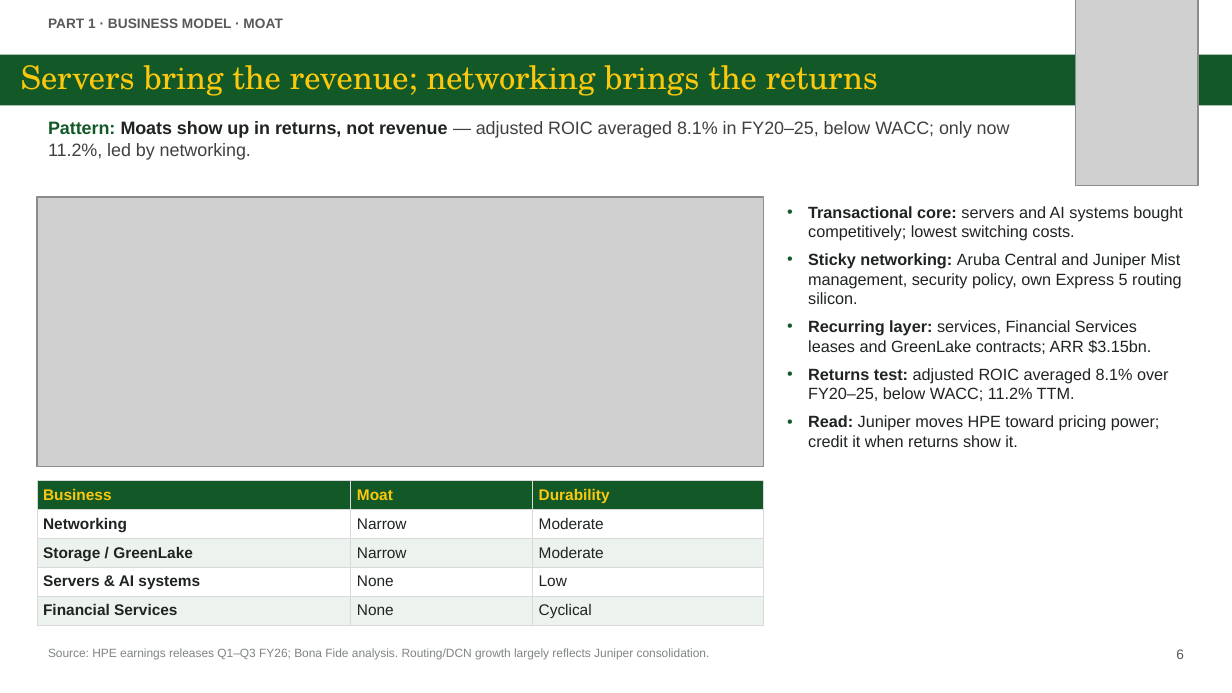
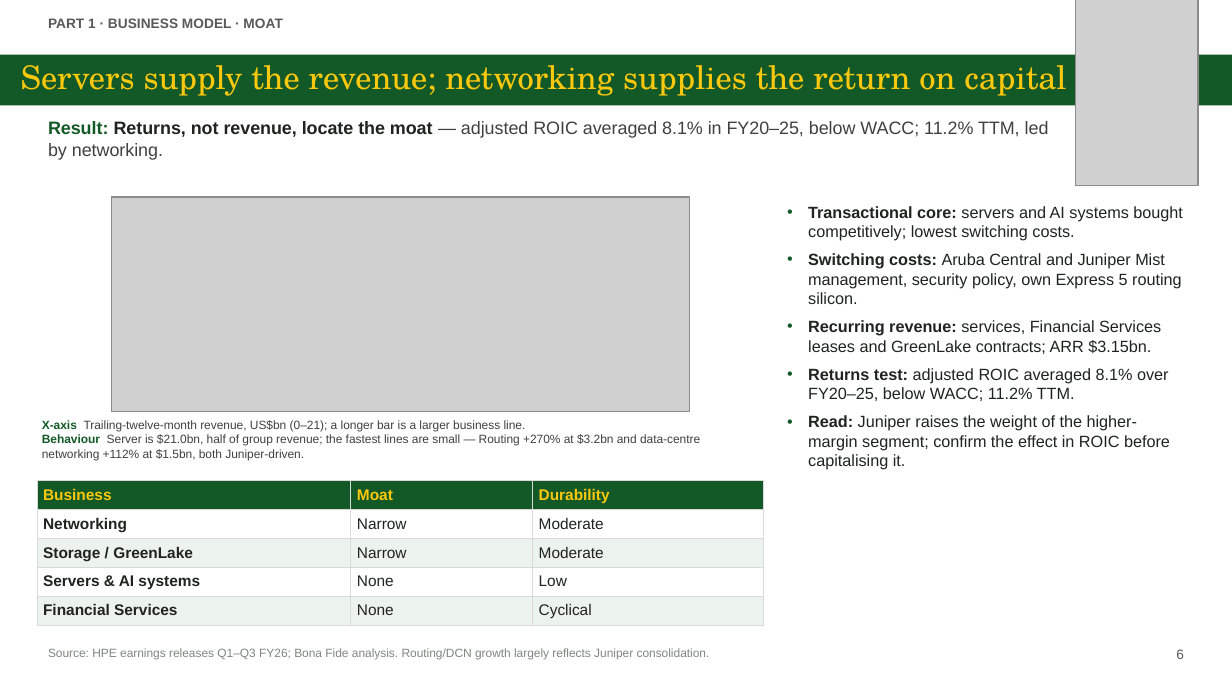
Before and after one commit to zhejiahu-tudelft/bonafide, a slide deck: slide 6 of HPE/final/HPE_Investment_Presentation.pptx. Drawn at 1232x693 pixels with LibreOffice and Linux fonts; fonts in the diff are those of the drawing; grey boxes stand for pictures. Boxes give left, top, right and bottom in pixels: in the first picture for what was removed or moved away, otherwise in the second. Text is boxed around its words. In the diff, an @@ line names an element or a change of style, - is before the commit and + after.

```diff
--- a/HPE/final/HPE_Investment_Presentation.pptx
+++ b/HPE/final/HPE_Investment_Presentation.pptx
@@ title at [21, 65, 1066, 96]: text changed @@
-Servers bring the revenue; networking brings the returns
+Servers supply the revenue; networking supplies the return on capital
@@ text at [48, 121, 1049, 160]: text changed @@
-Pattern: Moats show up in returns, not revenue — adjusted ROIC averaged 8.1% in FY20–25, below WACC; only now 11.2%, led by networking.
+Result: Returns, not revenue, locate the moat — adjusted ROIC averaged 8.1% in FY20–25, below WACC; 11.2% TTM, led by networking.
@@ picture: place and size @@
-picture at [37, 197, 764, 467]
+picture at [112, 197, 690, 411]
@@ text at [808, 253, 1182, 354]: text changed @@
-• Sticky networking: Aruba Central and Juniper Mist management, security policy, own Express 5 routing silicon.
-• Recurring layer: services, Financial Services leases and GreenLake contracts; ARR $3.15bn.
+• Switching costs: Aruba Central and Juniper Mist management, security policy, own Express 5 routing silicon.
+• Recurring revenue: services, Financial Services leases and GreenLake contracts; ARR $3.15bn.
@@ text at [808, 415, 1170, 470]: text changed @@
-• Read: Juniper moves HPE toward pricing power; credit it when returns show it.
+• Read: Juniper raises the weight of the higher-margin segment; confirm the effect in ROIC before capitalising it.
@@ text added at [42, 420, 700, 460], 7 pt, text #404040 @@
+X-axis Trailing-twelve-month revenue, US$bn (0–21); a longer bar is a larger business line.
+Behaviour Server is $21.0bn, half of group revenue; the fastest lines are small — Routing +270% at $3.2bn and data-centre networking +112% at $1.5bn, both Juniper-driven.
```
Also in this commit, not shown: 27 other slides changed, 38 other files.
